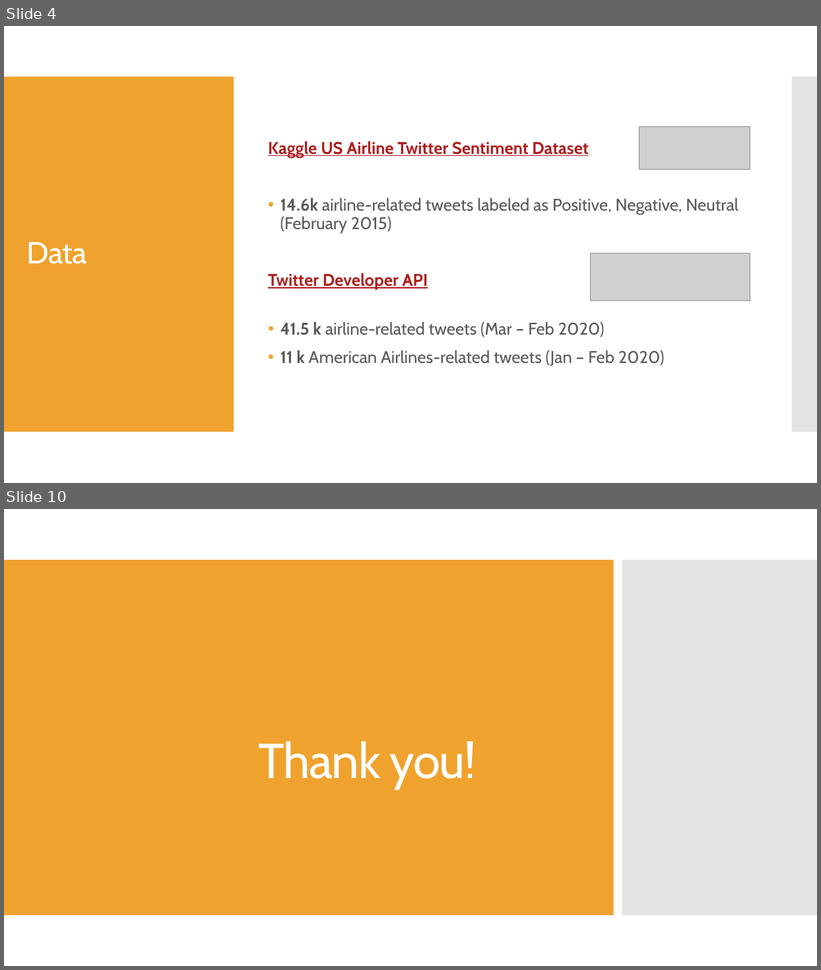
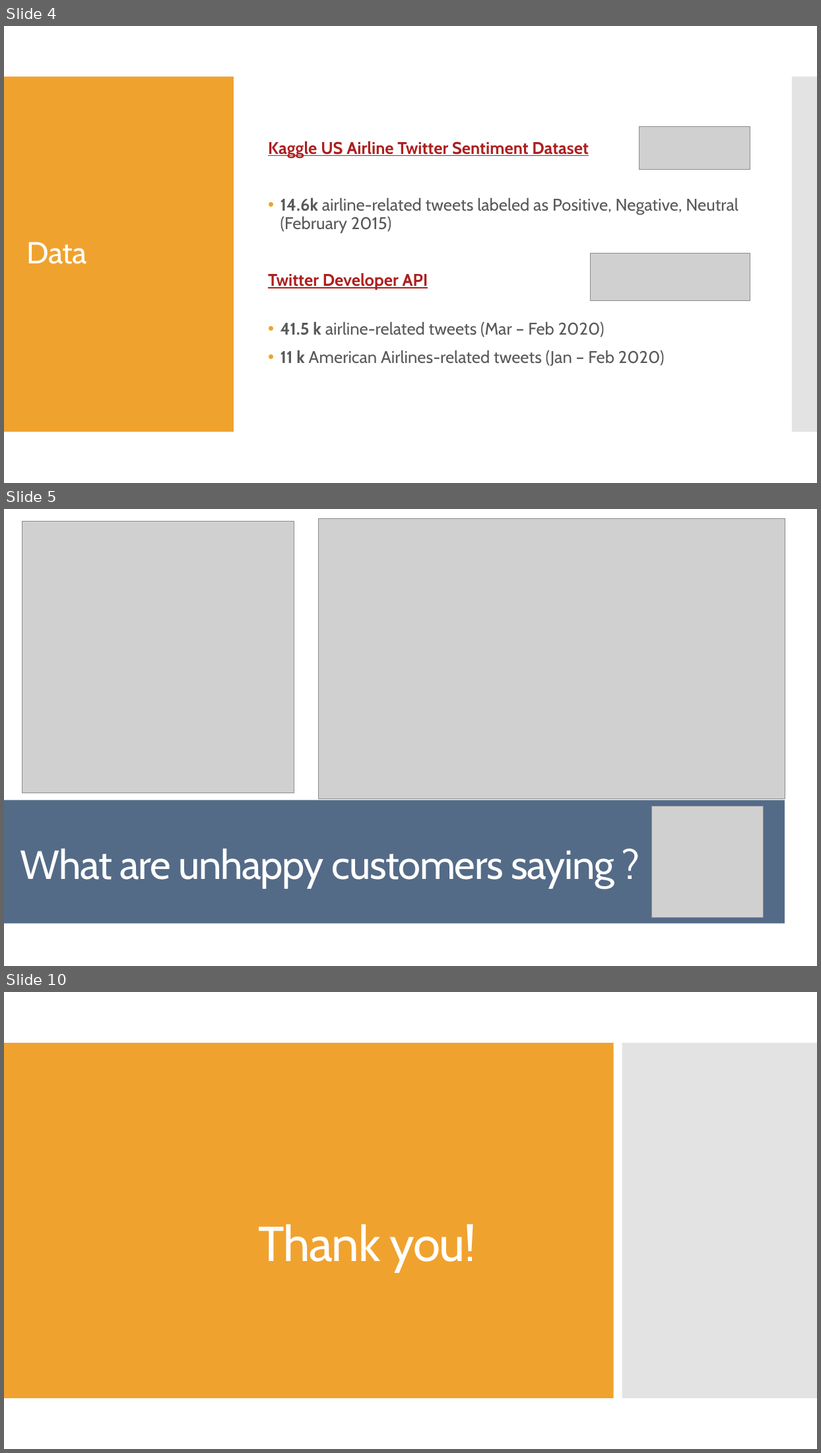
Before and after one commit to douglaspsteen/dsc-capstone-project-v2-online-ds-ft-100719, a slide deck: doug_steen_capstone_pres.pptx. Shown one above the other, each under a label of ours: slides 4 and 10 before the commit, slides 4, 5 and 10 after it; the slides between them are not shown. The pictures are 821x970 and 821x1453 pixels, drawn with LibreOffice and Linux fonts; fonts in the diff are those of the drawing; grey boxes stand for pictures. Boxes give left, top, right and bottom in pixels: in the first picture for what was removed or moved away, otherwise in the second. Text is boxed around its words. In the diff, an @@ line names an element or a change of style, - is before the commit and + after.

```diff
--- a/doug_steen_capstone_pres.pptx
+++ b/doug_steen_capstone_pres.pptx
@@ slide 5 added at (x1=4, y1=509, x2=817, y2=966), background #FFFFFF; not listed: 2 template elements that a slide beside it also shows @@
@@ rectangle added at (x1=4, y1=509, x2=817, y2=966), fill #FFFFFF @@
@@ picture added at (x1=22, y1=522, x2=294, y2=794) @@
@@ picture added at (x1=319, y1=519, x2=785, y2=799) @@
@@ rectangle added at (x1=4, y1=560, x2=614, y2=916), fill #F0A22E @@
@@ rectangle added at (x1=622, y1=560, x2=817, y2=916), fill #C8C8C8 at 50% opacity @@
@@ rectangle added at (x1=4, y1=801, x2=785, y2=924), fill #546B87 @@
@@ picture added at (x1=652, y1=806, x2=764, y2=918) @@
@@ title added at (x1=20, y1=849, x2=614, y2=889), 48 pt, text #FFFFFF @@
+What are unhappy customers saying ?
```
Also in this commit, not shown: 4 slides changed, 2 other slides added, 2 slides removed, 15 other files.
